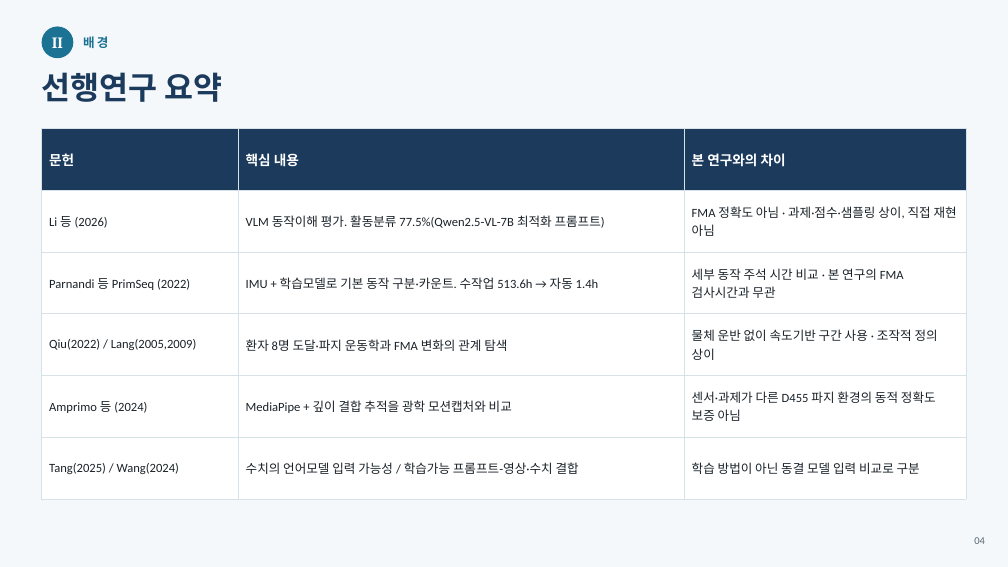
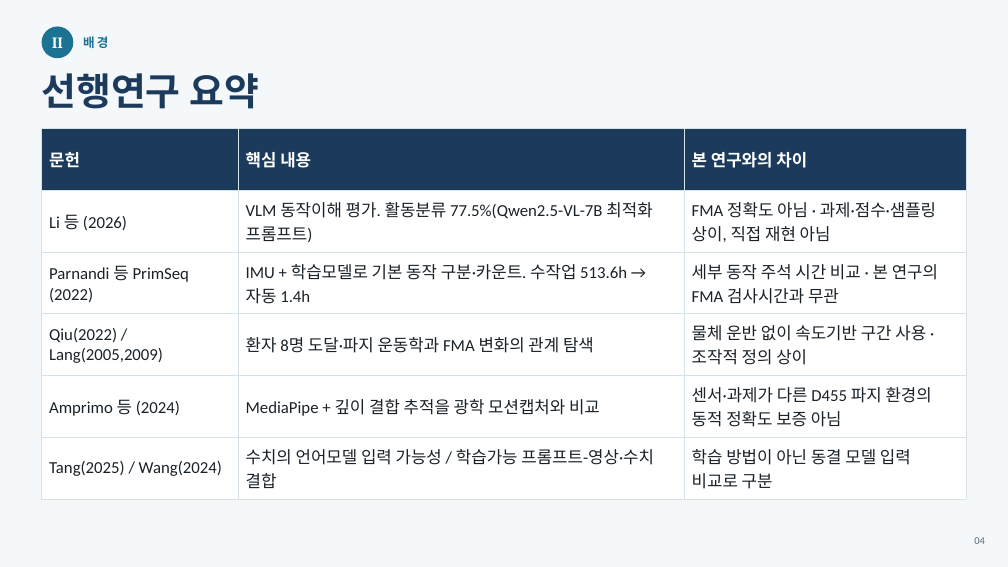
Before and after one commit to passtock/casstone, a slide deck: slide 4 of capstone/연구계획서_발표슬라이드클로드.pptx. Drawn at 1008x567 pixels with LibreOffice and Linux fonts; fonts in the diff are those of the drawing. Boxes give left, top, right and bottom in pixels: in the first picture for what was removed or moved away, otherwise in the second. Text is boxed around its words. In the diff, an @@ line names an element or a change of style, - is before the commit and + after.

```diff
--- a/capstone/연구계획서_발표슬라이드클로드.pptx
+++ b/capstone/연구계획서_발표슬라이드클로드.pptx
@@ text "선행연구 요약" at box(42, 73, 259, 109): size 30 to 36 pt @@
@@ table at box(42, 129, 966, 499) @@
@@ size 13 to 16 pt in "문헌", "핵심 내용", "본 연구와의 차이" @@
@@ size 12 to 16 pt @@
```
Also in this commit, not shown: 14 other slides changed, 1 slide removed, 34 other files.
